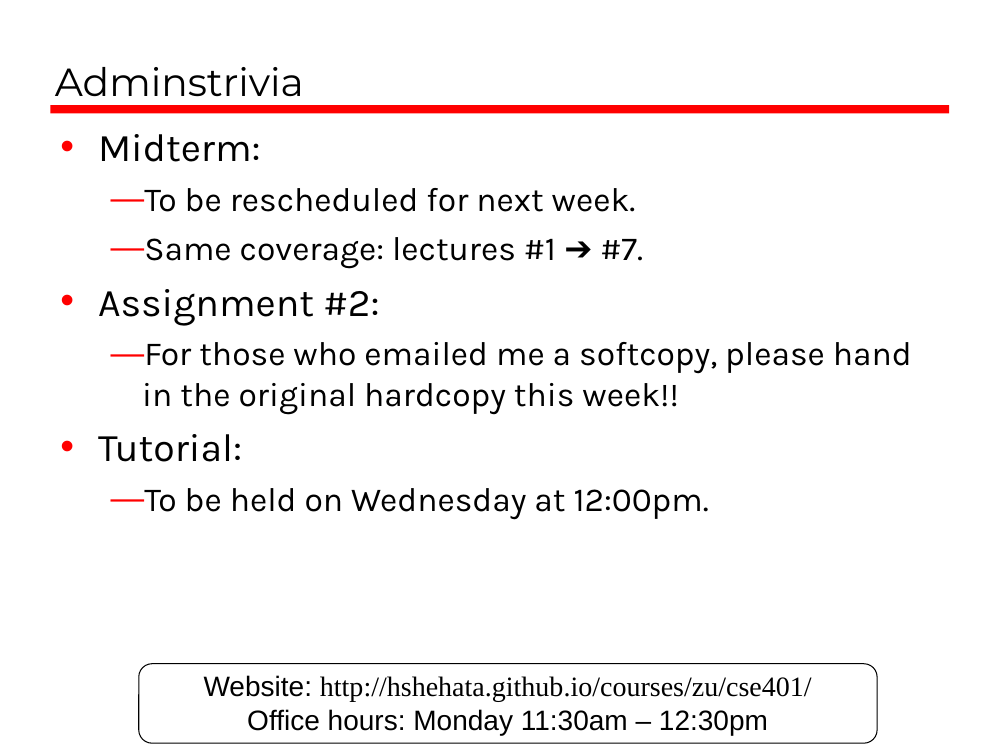
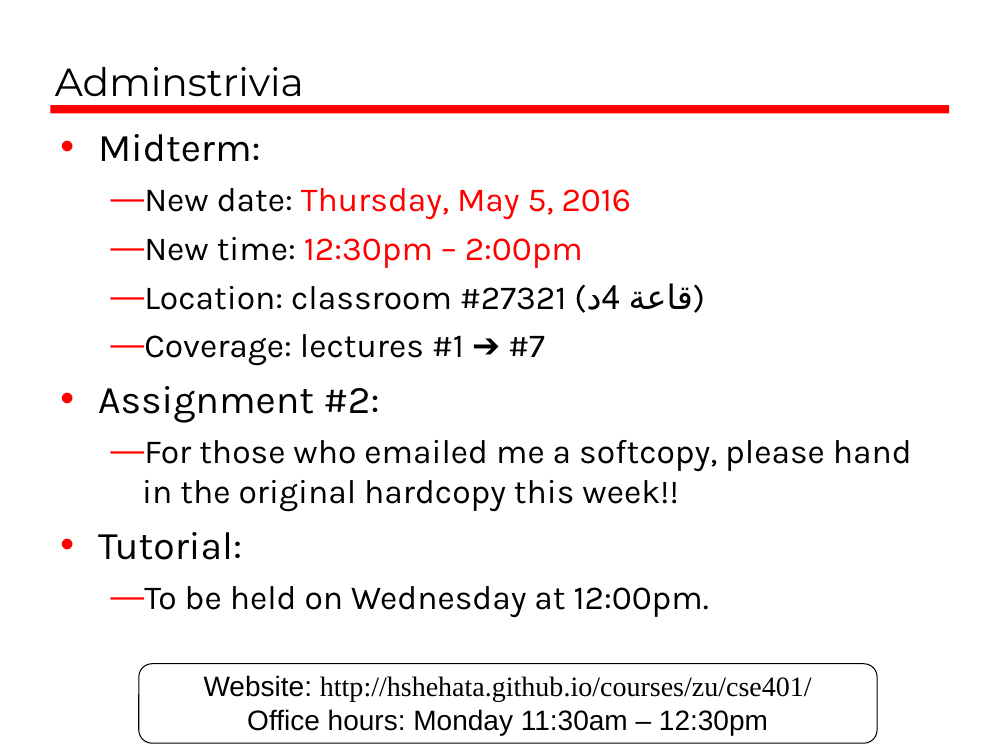
Before and after one commit to hshehata/hshehata.github.io, a slide deck: slide 2 of courses/zu/cse401/files/lecture_10.ppt. Drawn at 1008x756 pixels with LibreOffice and Linux fonts; fonts in the diff are those of the drawing. Boxes give left, top, right and bottom in pixels: in the first picture for what was removed or moved away, otherwise in the second. Text is boxed around its words. In the diff, an @@ line names an element or a change of style, - is before the commit and + after.

```diff
--- a/courses/zu/cse401/files/lecture_10.ppt
+++ b/courses/zu/cse401/files/lecture_10.ppt
@@ text at (144,188,693,366): text changed @@
-  — To be rescheduled for next week.
-  — Same coverage: lectures #1 ➔ #7.
+  — New date: Thursday, May 5, 2016
+  — New time: 12:30pm – 2:00pm
+  — Location: classroom #27321 (قاعة 4د)
+  — Coverage: lectures #1 ➔ #7
```
Also in this commit, not shown: 1 other file.
